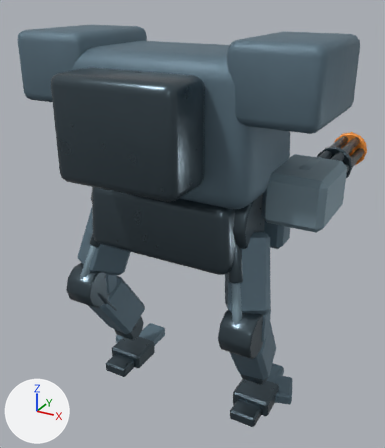
Before and after pictures for a commit that changed the Blender file content/source-art/ironclad-walker.blend.
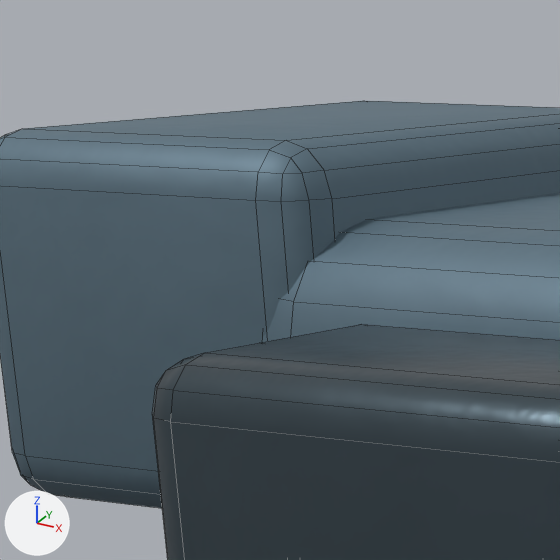
The first picture shows the older version from a 50 mm lens placed at (1.55, -2.67, 2.66), pointed at (-0.06, 0.26, 1.2). The close-ups show the older and then the newer version on the part from 6% to 33% of the width and 1% to 25% of the height of that picture. Only the edits that show in the close-ups are written down. Lighting does not change. The marker at lower left points along +X, +Y and +Z. The close-ups show mesh edges as thin lines.

Script lines for the objects in view, before the commit:
```python
me_cube_017 = bpy.data.meshes.new('Cube.017')
me_cube_017.from_pydata(...)  # 96 vertices, 98 faces; spans x -0.36..0.36, y -0.17..0.17, z -0.28..0.28
me_cube_017.polygons.foreach_set('use_smooth', [True] * 98)
me_cube_017.materials.append(mat_ironcladwalker_gunmetal)
me_cube_018 = bpy.data.meshes.new('Cube.018')
me_cube_018.from_pydata(...)  # 96 vertices, 98 faces; spans x -0.24..0.24, y -0.35..0.35, z -0.2..0.2
me_cube_018.polygons.foreach_set('use_smooth', [True] * 98)
me_cube_018.materials.append(mat_ironcladwalker_primaryarmor)
me_ironcladwalkerarmor_torso_mesh = bpy.data.meshes.new('IroncladWalkerArmor_Torso_Mesh')
me_ironcladwalkerarmor_torso_mesh.from_pydata(...)  # 152 vertices, 150 faces; spans x -0.586..0.586, y -0.368..0.368, z -0.39..0.39
me_ironcladwalkerarmor_torso_mesh.polygons.foreach_set('use_smooth', [True] * 150)
me_ironcladwalkerarmor_torso_mesh.materials.append(mat_ironcladwalker_primaryarmor)
ob_ironcladwalkerarmor_rearpowercell = bpy.data.objects.new('IroncladWalkerArmor_RearPowerCell', me_cube_017)
ob_ironcladwalkerarmor_rearpowercell.location = (0.0, -0.51, 2.01)
ob_ironcladwalkerarmor_shoulderguard_l = bpy.data.objects.new('IroncladWalkerArmor_ShoulderGuard_L', me_cube_018)
ob_ironcladwalkerarmor_shoulderguard_l.location = (-0.67, 0.02, 2.25)
ob_ironcladwalkerarmor_torso = bpy.data.objects.new('IroncladWalkerArmor_Torso', me_ironcladwalkerarmor_torso_mesh)
ob_ironcladwalkerarmor_torso.location = (0.0, 0.02, 1.98)
```
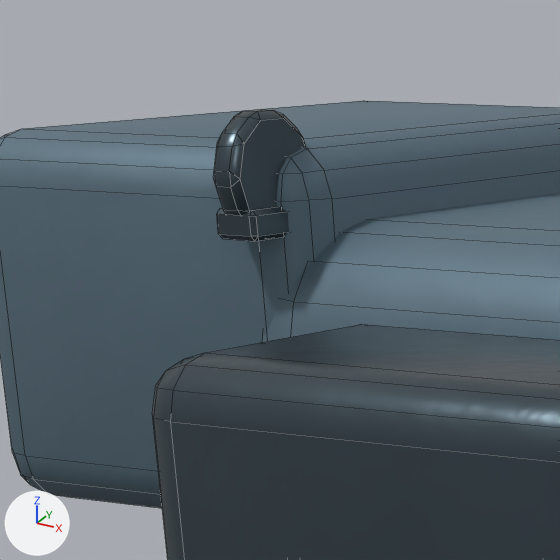
The change in detail:
Mesh me_cube_040 is new.
It has 24 vertices, 26 faces and spans x -0.0262..0.0262, y -0.052..0.052, z -0.015..0.015.
It uses material mat_ironcladwalker_gunmetal.
Mesh me_cylinder_042 is new.
It has 60 vertices, 62 faces and spans x -0.0175..0.0175, y -0.0625..0.0625, z -0.0618..0.0618.
It uses material mat_ironcladwalker_gunmetal.
Object 'IroncladWalkerArmor_LugWeldPad_3' (ob_ironcladwalkerarmor_lugweldpad_3) is new; it shows me_cube_040.
Its location is (-0.48, -0.32, 2.374).
Object 'IroncladWalkerArmor_LiftingLug_3' (ob_ironcladwalkerarmor_liftinglug_3) is new; it shows me_cylinder_042.
Its location is (-0.48, -0.32, 2.42).

Where the change shows, as pixel boxes [x1, y1, x2, y2] in the close-ups (560 x 560 px):
'IroncladWalkerArmor_LiftingLug_3', added (blue): after [213, 109, 306, 215]
'IroncladWalkerArmor_LugWeldPad_3', added: after [217, 207, 289, 241]
